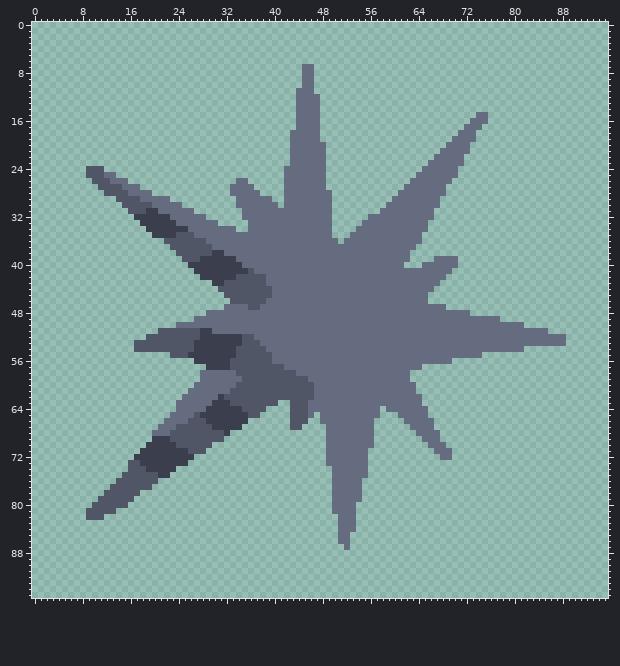
Two states of a pixel-art file, sprites/blocks/environment/props/lodestone-crystal.ase. Above is the file before it was changed.
96x96 pixels, 1 frame.
And afterwards:
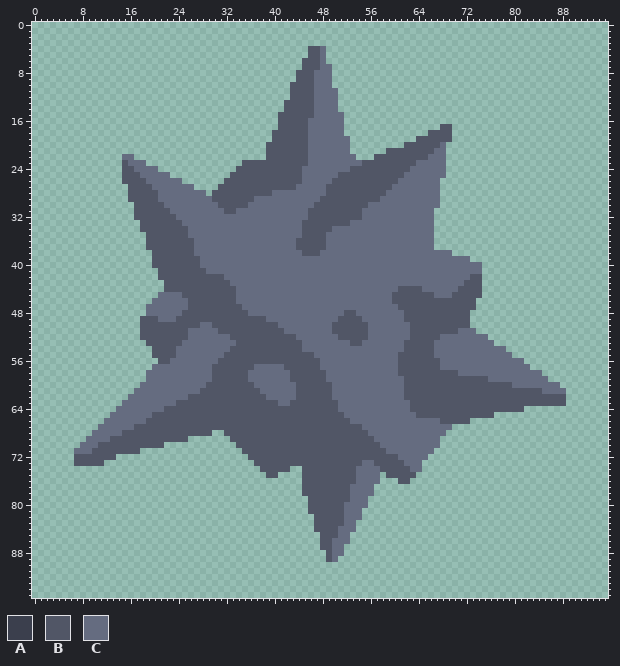
Palette (. is transparent): A #3b3f4d  B #515666  C #656c80
The exact change:
Changed rows in their new state; - is an unchanged pixel.
first column x 7:
 4 ---------------------------------------BBC----------------------------------------
 5 ---------------------------------------BBC----------------------------------------
 6 --------------------------------------BBBC----------------------------------------
 7 --------------------------------------BBBCC---------------------------------------
 8 -------------------------------------BBBCCC---------------------------------------
 9 -------------------------------------BBBCCC---------------------------------------
10 ------------------------------------BBBBCCC---------------------------------------
11 ------------------------------------BBBBCCCC--------------------------------------
12 ------------------------------------BBBB-CCC--------------------------------------
13 -----------------------------------BBBBB-CCC--------------------------------------
14 -----------------------------------BBBBB-CCC--------------------------------------
15 ----------------------------------BBBBBB-CCCC----------------------..-------------
16 ----------------------------------BBBBB--CCCC---------------------...-------------
17 ----------------------------------BBBBB--CCCC----------------BB--...--------------
18 ---------------------------------BBBBBB--CCCC--------------BBBB-...---------------
19 ---------------------------------BBBBBB--CCCCC-----------BBBBBB....---------------
20 --------------------------------BBBBBBB---CCCC---------BBBBBBC....----------------
21 --------------------------------BBBBBBB---CCCC------BBBBBBBBC-....----------------
22 --------CC----------------------BBBBBBB---CCCCC---BBBBBBBBBC--...-----------------
23 --------BCCC----------------BBBBBBBBBBB---CCCCCCBBBBBBBBBCC---...-----------------
24 --...---BBCCCC-------------BBBBBBBBBBB----CCCCBBBBBBBBBBCC----..------------------
25 --.....-BBBCCCCC----------BBBBBBBBBBBB----CCBBBBBBBBBBBCC-----..------------------
26 ---.....BBBBCCCCCC-------BBBBBBBBBBBBB----CBBBBBBBBBBBCC-----..-------------------
27 ----.....BBBBCCCCCCC----BBBBBBBBBBBBB-----BBBBBBBBBBBCC------.--------------------
28 -----....BBBBBCCCCCCCC-BBBBBBBBBBCC-------BBBBBBBBBBCC-------.--------------------
29 -------..--BBB--CCCCCCCBBBBBBB---CC------BBBBBBBBBBCC-----------------------------
30 --------..---BB---CCCCCCBBBBB-----C-----BBBBBBBBBCCC------------------------------
31 ---------.--BBBB----CCCCCBBC-----------BBBBBBBBBCCC-------------------------------
32 ----------BBBBBBB-----CCCCCC-----------BBBBBBBBBC---------------------------------
33 -----------BBBBBBB------CCCCC---------BBBBBBBBCC-----------C----------------------
34 -----------BBBBBBBB--------CC---------BBBBBCCCC------------C----------------------
35 ------------BBBBB--C------------------BBBB-CCC------------CC----------------------
36 ------------BBB-----CC---------------BBBBB--C-------------CC----------------------
37 ------------BBBB----CCC--------------BBBBB---------------CCC----------------------
38 -------------BBBB---CCCCC-------------BBB---------------CCCCCCC-------------------
39 -------------BBBBB---CCCCCC-----------------------------CCCC----CC----------------
40 -------------BBBBBBBBCCCCCCC---------------------------CCC------CCCC--------------
41 --------------BBBBBBBBCCCCCCCC---------------------------------CCCCC--------------
42 --------------BBBBBBBBBBBCCCCCCC------------------------------CCCCBB--------------
43 ---------------BBBBBBBBBB-CCCCCC-----------------------------CCCCBBB--------------
44 ---------------BBBBBBBBB---CCCCCC---------------------BBBB--CCCCBBBB--------------
45 --------------CCCCBBBBBBB--CCCCCC--------------------BBBBBBBCCCBBBBB--------------
46 -------------CCCCCCBBBBBBB-CCCCC---------------------BBBBBBBBBBBBBB---------------
47 ------------CCCCCCCBBBBBBBBB-CC-----------------------BBBBBBBBBBBBB---------------
48 ------------CCCCCCBBBBBBBBBBB----------------BB--------BBBBBBBBBBB----------------
49 -----------BBBCCCBBBBBBBBBBBBBBB------------BBBB-------BBBBBBBBBBB.....-----------
50 -----------BBBBBBBBBB--BBBBBBBBBBB---------BBBBBB-------BBBBBBBBBB.........-------
51 -----------BBB-----CCCC-BBBBBBBBBBB--------BBBBBB-------BBBBBBBB---............---
52 -----------B-------CCCCCCCBB--BBBBBBB-------BBBBB-------BBBBB--------.............
53 ----------..------CCCCCCCCCB---BBBBBBB--------BB-------BBBBB----------............
54 ----------...----CCCCCCCCCB-----BBBBBB-----------------BBBBB------------...-------
55 -------------BBB-CCCCCCCCBB------BBBBBBB--------------BBBBBB--------CCCCC---------
56 --------------BBCCCCCCCCBB-------BBBBBBBB-------------BBBBBBB--CCCCCCCCCCCC-------
57 -------------CCCCCCCCCCBBB----CCCCCBBBBBB-------------BBBBBBBCCCCCCCCCCCCCCC------
58 ------------CCCCCCCCC--BBBB--CCCCCCC-BBBBB------------BBBBBBBBBBCCCCCCCCCCCCCC----
59 ------------CCCCCCCCC--BBBBB-CCCCCCC---BBB-------------BBBBBBBBBBBBBBCCCCCCCCCC---
60 -----------CCCCCCCCC--BBBBB---CCCCCCC---BBB------------BBBBBBBBBBBBBBBBBBCCCCCCCC-
61 ----------CCCCCCCCC--BBBBB-----CCCCCC---BBB------------BBBBBBBBBBBBBBBBBBBBBBBCCCC
62 ---------CCCCCCCCC-BBBBBB-------CCCCC---BBB------------BBBBBBBBBBBBBBBBBBBBBBBBBBB
63 --------CCCCCCCCCBBBBBBBBB--------CC---BBBBB------------BBBBBBBBBBBBBBBBBBBBBBBBBB
64 -------CCCCCCCCBBBBBBBBBBBBB----BBBB---BBBBB-------C----BBBBBBBBBBBBBBBBBBB-------
65 ------CCCCCCCBBBBBBB-BBBBBBBB--BBBBB---BBBBBB------CCC---BBBBBBBBBBBBB------------
66 -----CCCCCCCBBBBBBB---BBBBBBBBBBBBBB---BBBBBBB----CCCCC-----CBBBBB----------------
67 ----CCCCCCBBBBBBB------BBBBBBBBBBBBB--BBBBBBBBBB--CCCCCC----CCC-------------------
68 ---CCCCCBBBBBBBB-------..BBBBBBBBBBBBBBBBBBBBBBBB-CCCCCCC----C--------------------
69 --CCCCBBBBBBBBBB---......-BBBBBBBBBBBBBBBBBBBBBBBBCCCCCCCC------------------------
70 -CCCBBBBBBBBBBB........----BBBBBBBBBBBBBBBBBBBBBBBBCCCCCCCC--.--------------------
71 CCCBBBBBBBB...........------BBBBBBBBBBBBBBBBBBBBBBBBCCCCCCCC...-------------------
72 BBBBBBB---..........---------BBBBBBBBBBBBBBBBBBBBBBBBBCCCCC--..-------------------
73 BBBBB----..........-----------BBBBBBBBBBBBBBBBBB-CBBBBBCCC------------------------
74 ---------........--------------BBBBB--BBBBBBBBB--CCBBBBBCC------------------------
75 --------........----------------BB----BBBBBBBBB--CC-BBBBB-------------------------
76 -------.......------------------------BBBBBBBBB-CCC---BB--------------------------
77 ------.......-------------------------BBBBBBBB--CC--------------------------------
78 -----......---------------------------BBBBBBBB--CC--------------------------------
79 ----......-----------------------------BBBBBBB--C---------------------------------
80 ---......------------------------------BBBBBB--CC---------------------------------
81 --.....--------------------------------BBBBBB--C----------------------------------
82 --...-----------------------------------BBBBB--C----------------------------------
83 ----------------------------------------BBBBB-------------------------------------
84 ----------------------------------------BBBB--------------------------------------
85 -----------------------------------------BBB--------------------------------------
86 -----------------------------------------BBC--------------------------------------
87 -----------------------------------------BBCC.------------------------------------
88 ------------------------------------------BCC-------------------------------------
89 ------------------------------------------BC--------------------------------------
Boxes around the changes in both pictures, in picture pixels (x1, y1, x2, y2):
changed: (74, 46, 566, 562)
